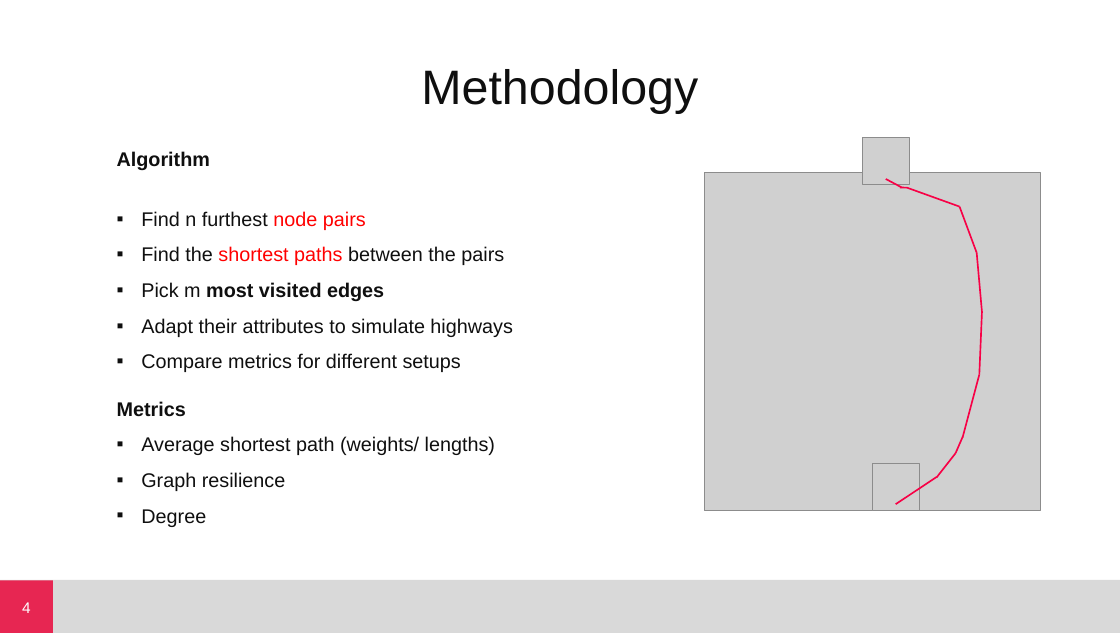
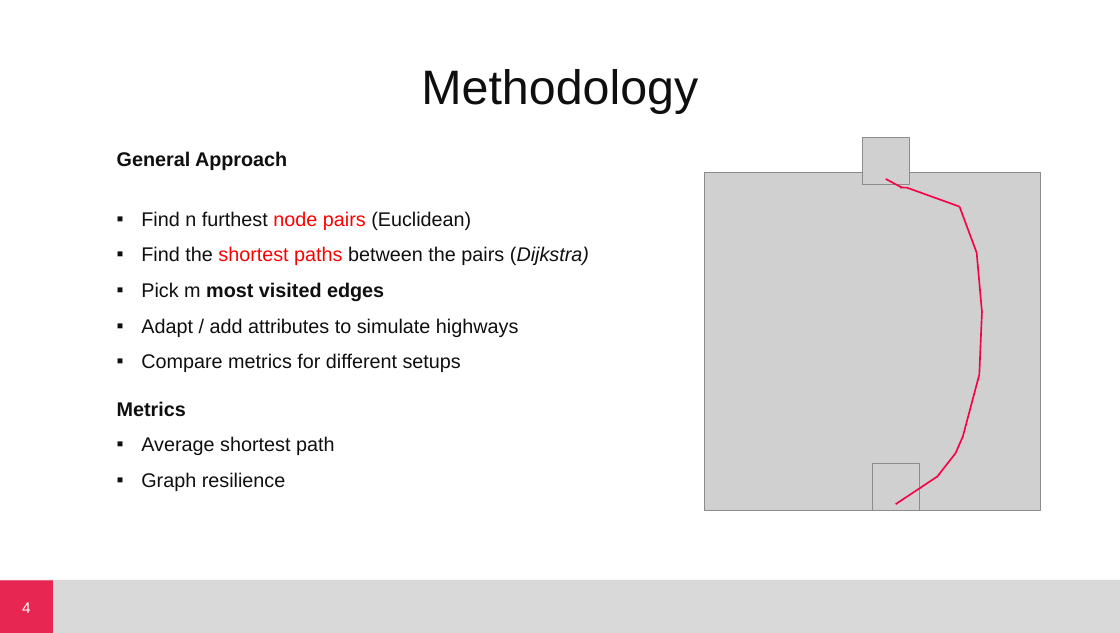
Before and after one commit to zlxxo/NetSci_Project, a slide deck: slide 4 of presentation.pptx. Drawn at 1120x633 pixels with LibreOffice and Linux fonts; fonts in the diff are those of the drawing; grey boxes stand for pictures. Boxes give left, top, right and bottom in pixels: in the first picture for what was removed or moved away, otherwise in the second. Text is boxed around its words. In the diff, an @@ line names an element or a change of style, - is before the commit and + after.

Commit message:
update presentation and small changes to code

```diff
--- a/presentation.pptx
+++ b/presentation.pptx
@@ text at (x1=117, y1=151, x2=589, y2=265): text changed @@
-Algorithm
-▪ Find n furthest node pairs
-▪ Find the shortest paths between the pairs
+General Approach
+▪ Find n furthest node pairs (Euclidean)
+▪ Find the shortest paths between the pairs (Dijkstra)
@@ text at (x1=141, y1=318, x2=518, y2=337): text changed @@
-▪ Adapt their attributes to simulate highways
+▪ Adapt / add attributes to simulate highways
@@ text at (x1=141, y1=436, x2=335, y2=455): text changed @@
-▪ Average shortest path (weights/ lengths)
+▪ Average shortest path
@@ text at (x1=141, y1=509, x2=206, y2=527): paragraph removed @@
-▪ Degree
```
Also in this commit, not shown: 3 other files.
